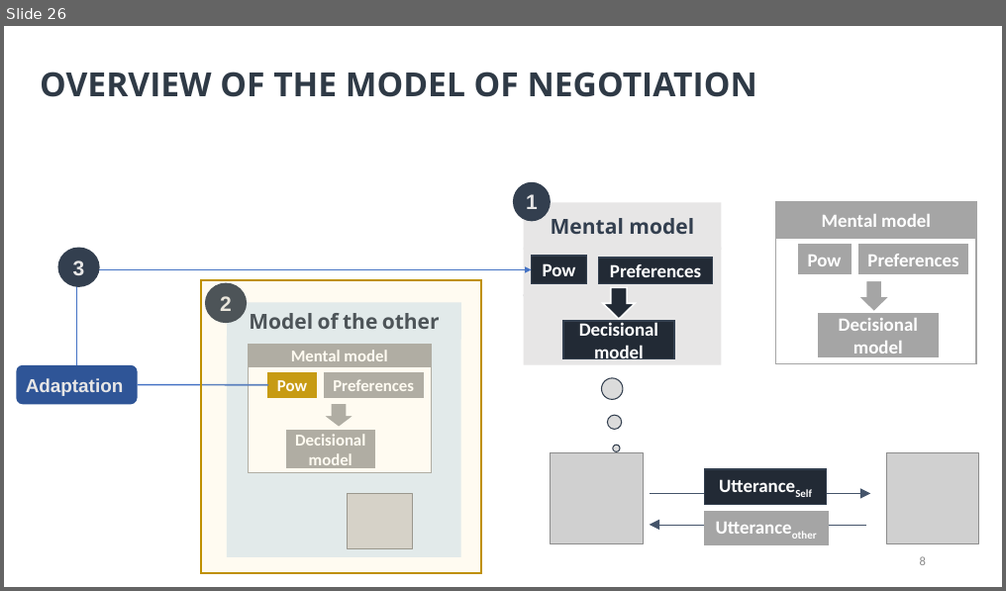
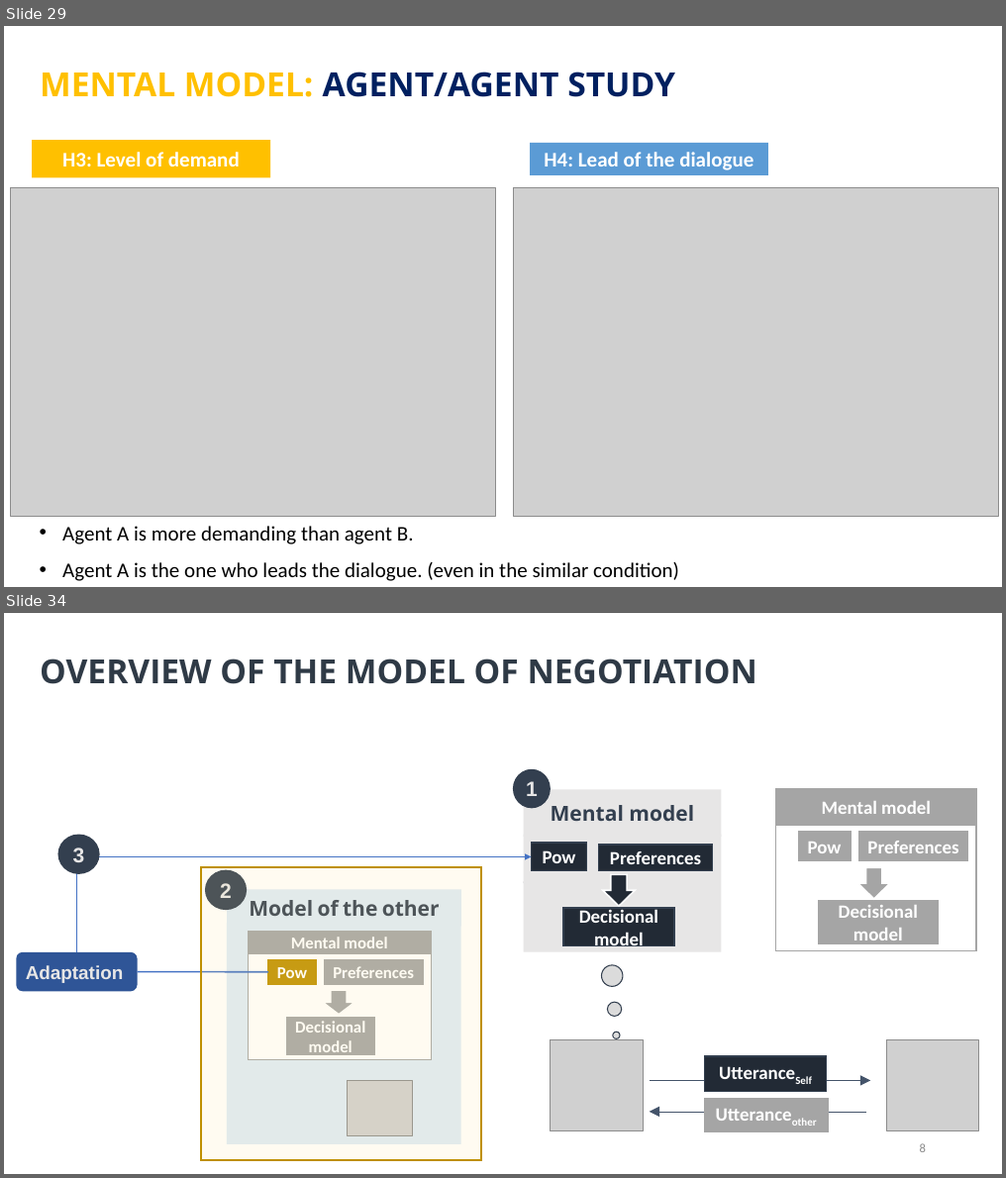
Before and after one commit to Olydia/Discolog, a slide deck: thesis_v2/presentation/thses.pptx. Shown one above the other, each under a label of ours: slide 26 before the commit, slides 29 and 34 after it; the slides between them are not shown. The pictures are 1006x591 and 1006x1178 pixels, drawn with LibreOffice and Linux fonts; fonts in the diff are those of the drawing; grey boxes stand for pictures. Boxes give left, top, right and bottom in pixels: in the first picture for what was removed or moved away, otherwise in the second. Text is boxed around its words. In the diff, an @@ line names an element or a change of style, - is before the commit and + after.

```diff
--- a/thesis_v2/presentation/thses.pptx
+++ b/thesis_v2/presentation/thses.pptx
@@ slide 29 added at [4, 26, 1002, 587], background #FFFFFF @@
@@ text added at [40, 72, 675, 97], 32 pt, text #002060, bold @@
+MENTAL MODEL: AGENT/AGENT STUDY
@@ rectangle added at [32, 140, 270, 177], fill #FFC000, 20 pt, text #FFFFFF, bold @@
+H3: Level of demand
@@ rectangle added at [530, 143, 768, 175], fill #5B9BD5, 20 pt, text #FFFFFF, bold @@
+H4: Lead of the dialogue
@@ picture added at [11, 187, 496, 516] @@
@@ picture added at [514, 187, 999, 516] @@
@@ text added at [62, 526, 679, 581], 20 pt, text #000000 @@
+• Agent A is more demanding than agent B.
+• Agent A is the one who leads the dialogue. (even in the similar condition)
@@ what was slide 26 is now slide 34 @@
```
Also in this commit, not shown: 17 slides changed, 8 other slides added, 1 slide removed.
